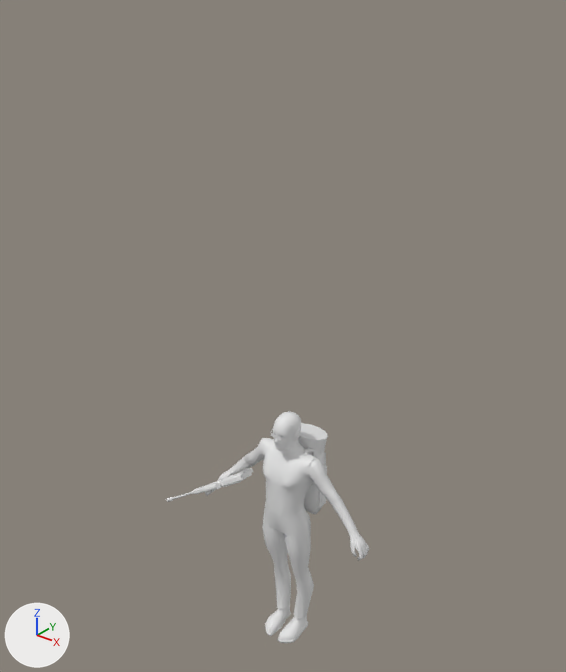
An edit to the COLLADA model objects3d/operative_asset.dae, drawn before and after from the same camera.
The view is the same before and after, from a 50 mm camera at (41.3, -52.2, 69.4) aimed at (-1.7, 1.5, 36.1). Lighting does not change. The marker at lower left points along +X, +Y and +Z. Materials are left out; every surface is plain grey. Where no turn or scale is listed for an object, it has been applied to the vertices.

Objects in the first picture: 'Head', 'LowLeg1', 'LowLeg2', 'Torso', 'UpLeg2', 'center'.
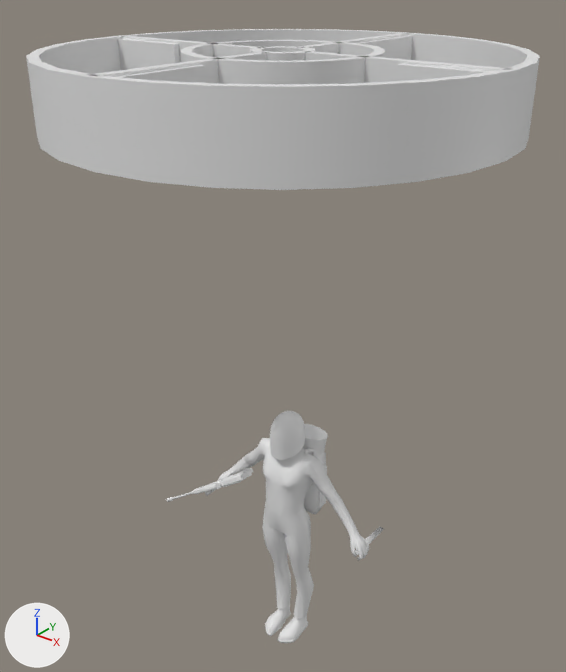
What differs and where, as boxes [x1, y1, x2, y2] in the pictures (566 x 672 px):
'Icon', added: after [26, 29, 540, 190]
'HeadDeco04', added: after [270, 411, 305, 460]
'HeadDeco5', added: after [355, 527, 384, 555]

What the commit changed:
Mesh me_iconmesh is new.
It has 416 vertices, 800 faces and spans x -19.7..19.7, y -19.7..19.7, z -3.0..3.0.
Mesh me_headdeco04mesh is new.
It has 443 vertices, 882 faces and spans x -1.57..1.57, y -2.02..2.02, z -2.15..2.23.
Mesh me_headdeco5mesh is new.
It has 75 vertices, 142 faces and spans x -0.71..0.43, y -2.23..2.7, z -0.4..0.64.
Object 'Icon' (ob_icon) is new; it shows me_iconmesh.
Its location is (-0.2, -0.3, 59.6).
Object 'HeadDeco04' (ob_headdeco04) is new; it shows me_headdeco04mesh.
Its location is (0.1, 0.0, 26.5).
Object 'HeadDeco5' (ob_headdeco5) is new; it shows me_headdeco5mesh.
Its location is (9.1, 1.9, 16.2).
